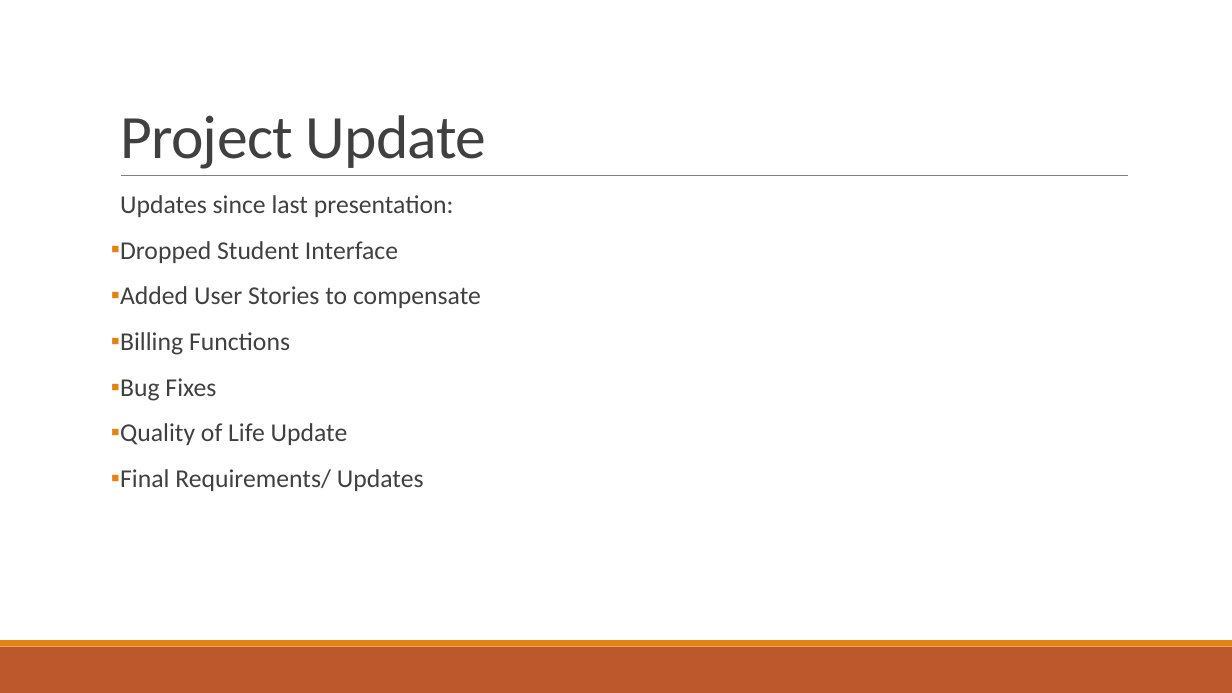
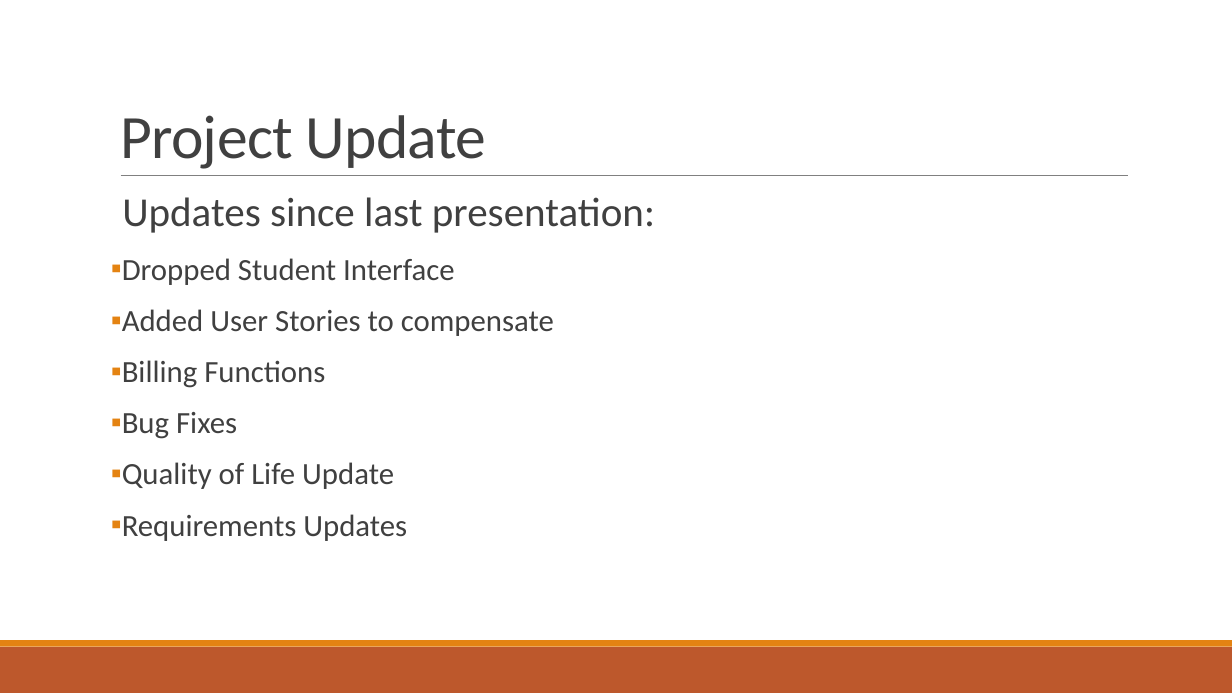
Before and after one commit to SDSMT-CSC464-F15/dancesoft, a slide deck: slide 10 of Sprint 5/DanceSoft powerpoint sprint 5.pptx. Drawn at 1232x693 pixels with LibreOffice and Linux fonts; fonts in the diff are those of the drawing. Boxes give left, top, right and bottom in pixels: in the first picture for what was removed or moved away, otherwise in the second. Text is boxed around its words. In the diff, an @@ line names an element or a change of style, - is before the commit and + after.

```diff
--- a/Sprint 5/DanceSoft powerpoint sprint 5.pptx
+++ b/Sprint 5/DanceSoft powerpoint sprint 5.pptx
@@ text at (122, 197, 655, 489): size 20 to 32 pt in "Updates since last presentation:"; size 20 to 24 pt in "Dropped Student Interface", "Added User Stories to compensate", "Billing Functions", "Bug Fixes" and 1 more places @@
@@ text at (122, 514, 407, 541): text changed; size 20 to 24 pt @@
-▪ Final Requirements/ Updates
+▪ Requirements Updates
```
Also in this commit, not shown: 7 other slides changed, 6 other files.
